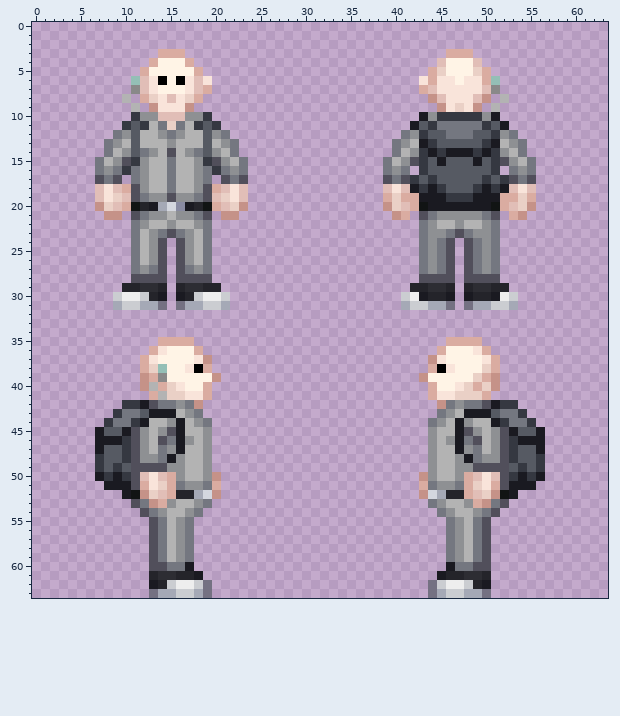
Two states of a pixel-art sprite, code/modules/unit_tests/screenshots/screenshot_humanoids__datum_species_human_vampire.png. That is the earlier state.
The file is 64x64 pixels. Colours within 5 levels of each other are drawn and written as one.
New version:
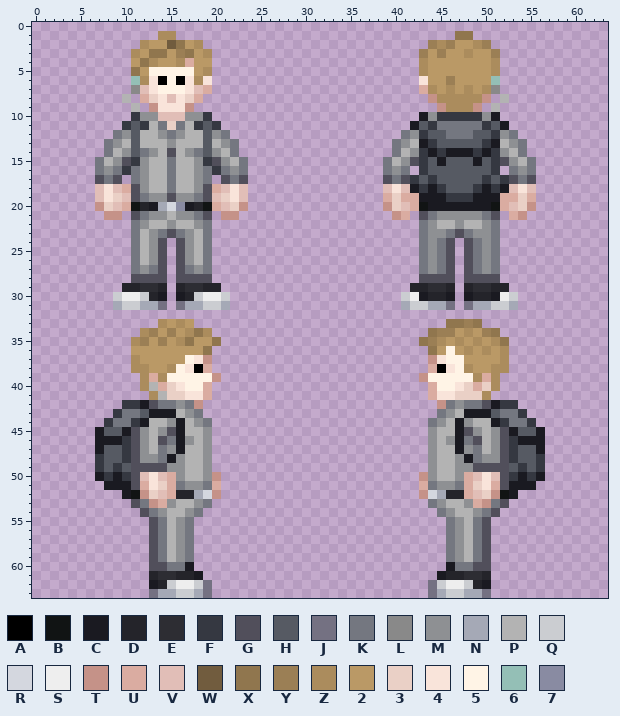
Palette (. is transparent): A #000000  B #111414  C #1a1a21  D #24242a  E #2d2d33  F #353841  G #514f5b  H #565a63  J #747182  K #747780  L #898989  M #8e9093  N #a5a9b6  P #b3b3b3  Q #cbcdd1  R #d4d7df  S #eeeeee  T #c59288  U #daaca1  V #e1beb7  W #715c3e  X #90764e  Y #9b7f55  Z #ab8c5d  2 #ba9966  3 #ead0c6  4 #f9e4da  5 #fff4e6  6 #94bfb6  7 #898ba2
What changed:
Colour 2 now appears in row 2 at x 13 to 14, 17 and 47 to 48; in row 3 at x 12, 18, 44 and 49 to 50; in row 4 at x 11, 18 to 19, 44 and 50; in row 33 at x 15 and 17; in row 34 at x 14, 16, 47 and 49; in row 35 at x 13, 18 to 19 and 50.
Colour 2 now appears in row 36 at x 11 to 12 and 51.
The author changed colour 3 to colour 2 in row 5 at x 45 and 49; in row 38 at x 13 and 50.
The author changed colour 4 to colour 2 in row 6 at x 45 and 48 to 49; in row 7 at x 45, 47 and 49; in row 36 at x 14 and 49; in row 37 at x 13 and 50.
The author changed colour 5 to colour 2 in row 4 at x 14 to 15 and 46 to 48; in row 5 at x 46 to 48; in row 6 at x 47; in row 36 at x 15 to 17 and 47; in row 37 at x 14 to 16 and 48 to 49; in row 38 at x 49.
The author changed colour 6 to colour 2 in row 38 at x 14.
The author changed colour U to colour 2 in row 3 at x 15 and 46 to 47; in row 5 at x 12, 18, 44 and 50; in row 6 at x 44 and 50; in row 35 at x 15, 46 and 48; in row 36 at x 13, 18 and 45; in row 37 at x 12 and 51.
The author changed colour V to colour 2 in row 4 at x 45 and 49.
Colour W now appears in row 2 at x 15.
Colour X now appears in row 1 at x 47 to 48; in row 2 at x 16; in row 3 at x 13 and 17; in row 4 at x 12; in row 5 at x 11; in row 33 at x 46 to 47 and 49.
Colour X now appears in row 34 at x 18, 44 and 51; in row 35 at x 20, 43 and 52; in row 36 at x 19 and 44.
The author changed colour U to colour X in row 3 at x 14; in row 35 at x 17.
Colour Y now appears in row 2 at x 44, 46 and 50; in row 3 at x 43, 45 and 51; in row 33 at x 48; in row 34 at x 13, 15, 45 to 46 and 50; in row 35 at x 12 and 44.
The author changed colour 4 to colour Y in row 6 at x 46.
The author changed colour U to colour Y in row 3 at x 16; in row 35 at x 14.
Colour Z now appears in row 1 at x 14 to 15; in row 2 at x 12, 18, 45 and 49; in row 3 at x 11 and 19; in row 4 at x 43 and 51; in row 5 at x 19, 43 and 51; in row 33 at x 14 and 16.
Colour Z now appears in row 34 at x 12, 17, 19 and 48; in row 35 at x 11, 45 and 51; in row 36 at x 52; in rows 37 to 38 at x 11 and 52.
The author changed colour 3 to colour Z in row 9 at x 47; in row 39 at x 49.
The author changed colour 4 to colour Z in row 7 at x 46 and 48; in row 8 at x 46 to 48; in row 9 at x 46 and 48.
The author changed colour 5 to colour Z in row 4 at x 16; in row 36 at x 48; in row 38 at x 15 and 48.
The author changed colour L to colour Z in row 39 at x 14.
The author changed colour T to colour Z in rows 39 to 40 at x 12 and 51.
The author changed colour U to colour Z in row 3 at x 48; in row 4 at x 13; in row 35 at x 16, 47 and 49; in row 36 at x 50; in row 38 at x 12 and 51; in row 41 at x 13 and 50.
The author changed colour V to colour Z in row 6 at x 12 and 18; in row 7 at x 44 and 50; in row 8 at x 45 and 49.
